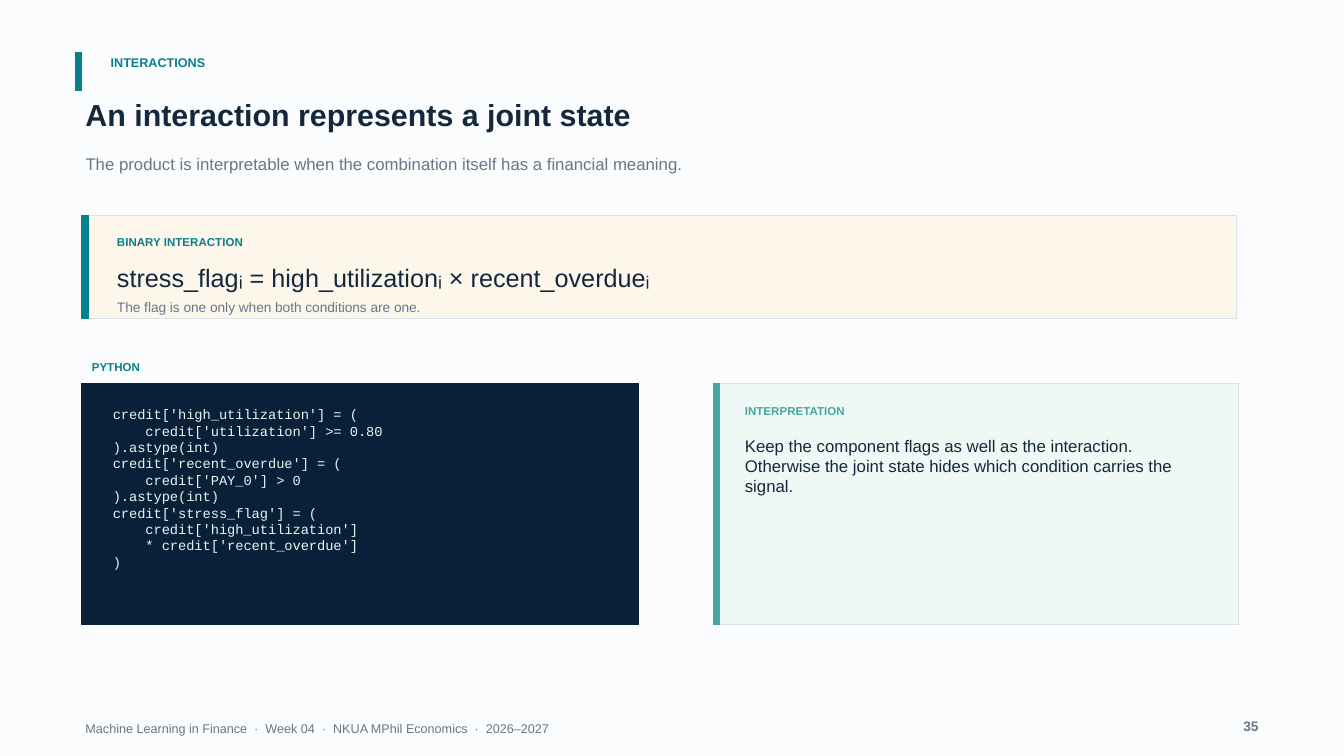
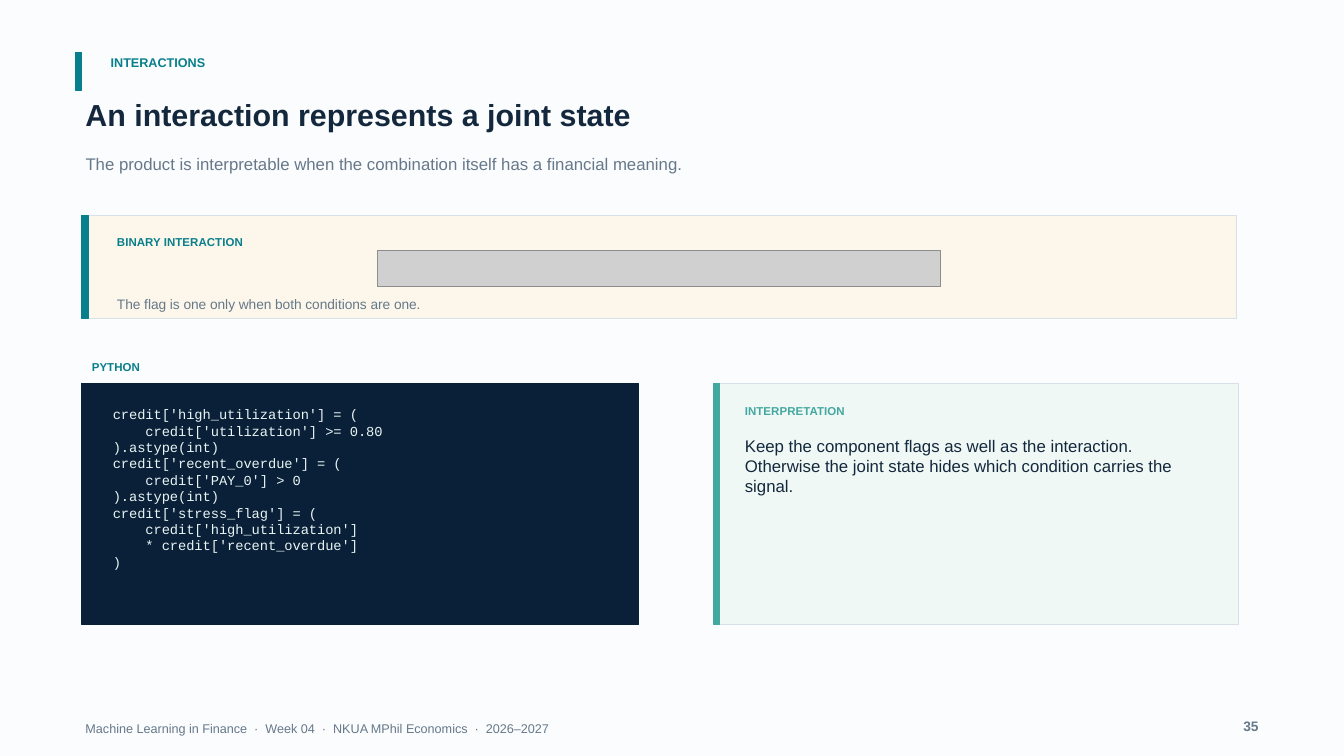
Before and after one commit to fkottas/Teaching-Courses, a slide deck: slide 35 of Machine Learning in Finance/2026-2027/lectures/week-04/slides/Lecture_04_Feature_Engineering_for_Financial_Data_2026-2027.pptx. Drawn at 1344x756 pixels with LibreOffice and Linux fonts; fonts in the diff are those of the drawing; grey boxes stand for pictures. Boxes give left, top, right and bottom in pixels: in the first picture for what was removed or moved away, otherwise in the second. Text is boxed around its words. In the diff, an @@ line names an element or a change of style, - is before the commit and + after.

Commit message:
Rebuild Week 4 equations as high-resolution visuals

```diff
--- a/Machine Learning in Finance/2026-2027/lectures/week-04/slides/Lecture_04_Feature_Engineering_for_Financial_Data_2026-2027.pptx
+++ b/Machine Learning in Finance/2026-2027/lectures/week-04/slides/Lecture_04_Feature_Engineering_for_Financial_Data_2026-2027.pptx
@@ text removed at (117, 268, 650, 293) @@
-stress_flagᵢ = high_utilizationᵢ × recent_overdueᵢ
@@ picture added at (378, 251, 942, 286) @@
```
Also in this commit, not shown: 37 other slides changed, 3 other files.
